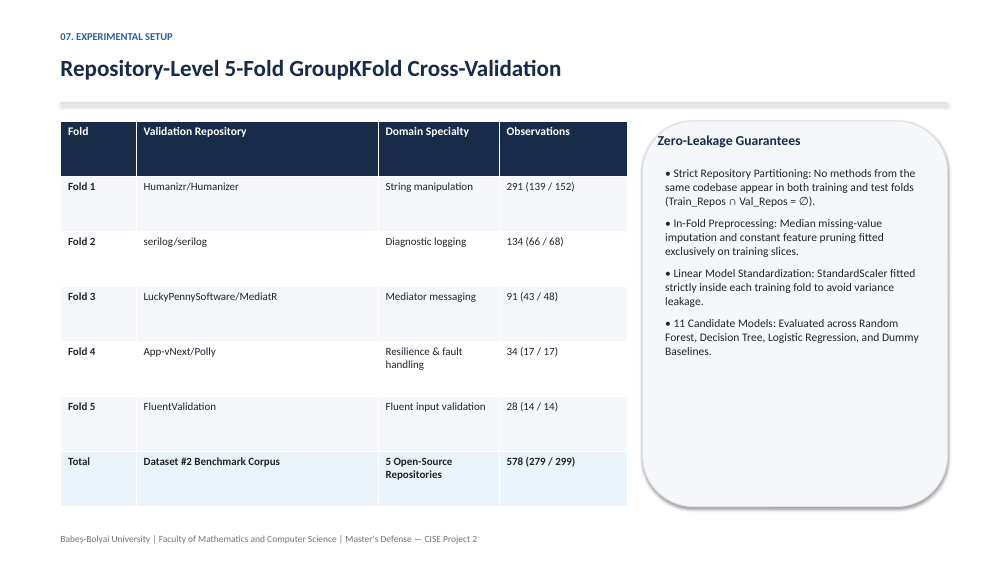
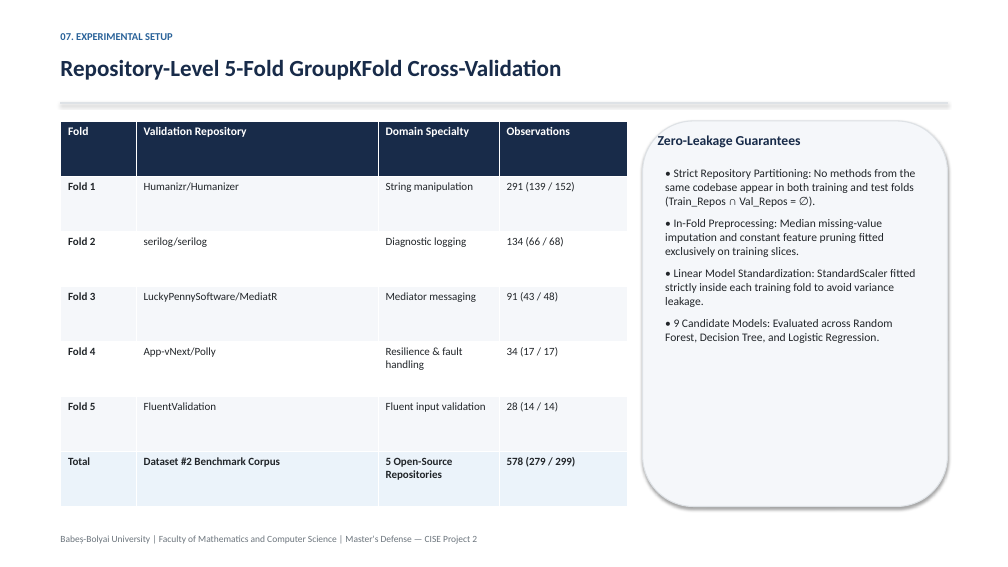
Before and after one commit to BogdanCTU/Applied-Computational-Intelligence-UBB, a slide deck: slide 8 of Year2_Semester1_ComputationalIntelligenceSoftwareEngineering/CISE_Project2/5_Documentation/09_Defense/FINAL_DEFENSE_PRESENTATION.pptx. Drawn at 1008x567 pixels with LibreOffice and Linux fonts; fonts in the diff are those of the drawing. Boxes give left, top, right and bottom in pixels: in the first picture for what was removed or moved away, otherwise in the second. Text is boxed around its words. In the diff, an @@ line names an element or a change of style, - is before the commit and + after.

Commit message:
Major: CISE Projcet removed unnecessary "Baseline" refferences

```diff
--- a/Year2_Semester1_ComputationalIntelligenceSoftwareEngineering/CISE_Project2/5_Documentation/09_Defense/FINAL_DEFENSE_PRESENTATION.pptx
+++ b/Year2_Semester1_ComputationalIntelligenceSoftwareEngineering/CISE_Project2/5_Documentation/09_Defense/FINAL_DEFENSE_PRESENTATION.pptx
@@ text at <box>665,319,892,343</box>: text changed @@
-• 11 Candidate Models: Evaluated across Random Forest, Decision Tree, Logistic Regression, and Dummy Baselines.
+• 9 Candidate Models: Evaluated across Random Forest, Decision Tree, and Logistic Regression.
```
Also in this commit, not shown: 2 other slides changed, 37 other files.
